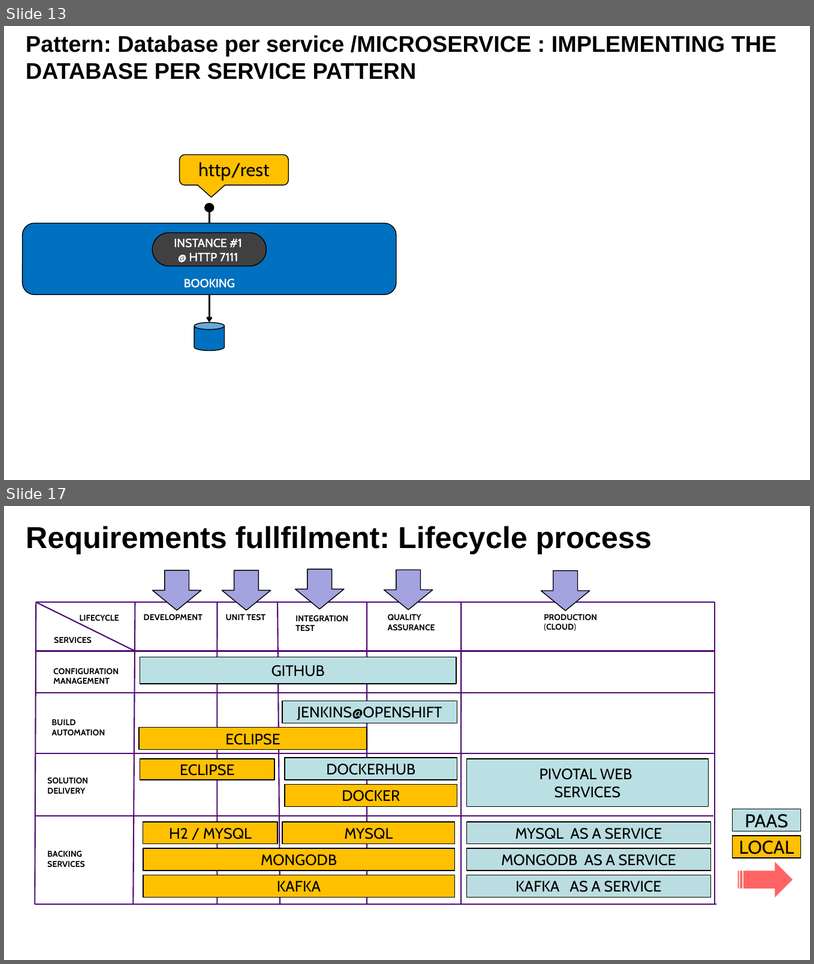
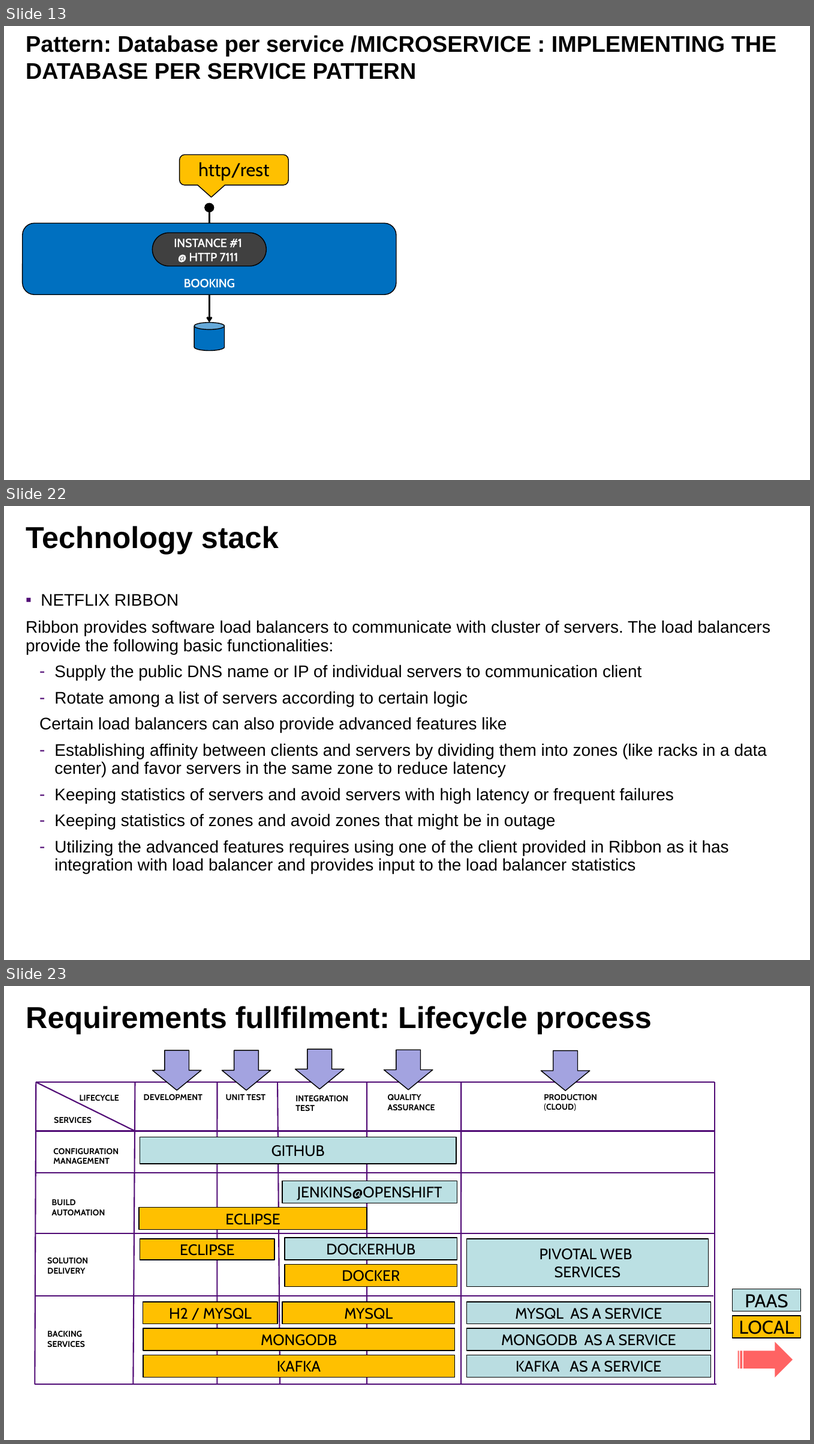
Before and after one commit to lbennardis/microS_code2016_DOCS, a slide deck: luigiBennardisMicroservices.pptx. Shown one above the other, each under a label of ours: slides 13 and 17 before the commit, slides 13, 22 and 23 after it; the slides between them are not shown. The pictures are 814x964 and 814x1444 pixels, drawn with LibreOffice and Linux fonts; fonts in the diff are those of the drawing; background and template pictures are left out. Boxes give left, top, right and bottom in pixels: in the first picture for what was removed or moved away, otherwise in the second. Text is boxed around its words. In the diff, an @@ line names an element or a change of style, - is before the commit and + after.

```diff
--- a/luigiBennardisMicroservices.pptx
+++ b/luigiBennardisMicroservices.pptx
@@ slide 22 added at box(4, 506, 810, 960), background picture (left out) @@
@@ title added at box(26, 526, 279, 554), 72 pt, text #000000, bold @@
+Technology stack
@@ text added at box(26, 594, 771, 873), 40 pt, text #000000 @@
+▪ NETFLIX RIBBON
+Ribbon provides software load balancers to communicate with cluster of servers. The load balancers provide the following basic functionalities:
+  – Supply the public DNS name or IP of individual servers to communication client
+  – Rotate among a list of servers according to certain logic
+  Certain load balancers can also provide advanced features like
+  – Establishing affinity between clients and servers by dividing them into zones (like racks in a data center) and favor servers in the same zone to reduce latency
+  – Keeping statistics of servers and avoid servers with high latency or frequent failures
+  – Keeping statistics of zones and avoid zones that might be in outage
+  – Utilizing the advanced features requires using one of the client provided in Ribbon as it has integration with load balancer and provides input to the load balancer statistics
@@ what was slide 17 is now slide 23 @@
```
Also in this commit, not shown: 4 slides changed, 5 other slides added, 1 other file.
